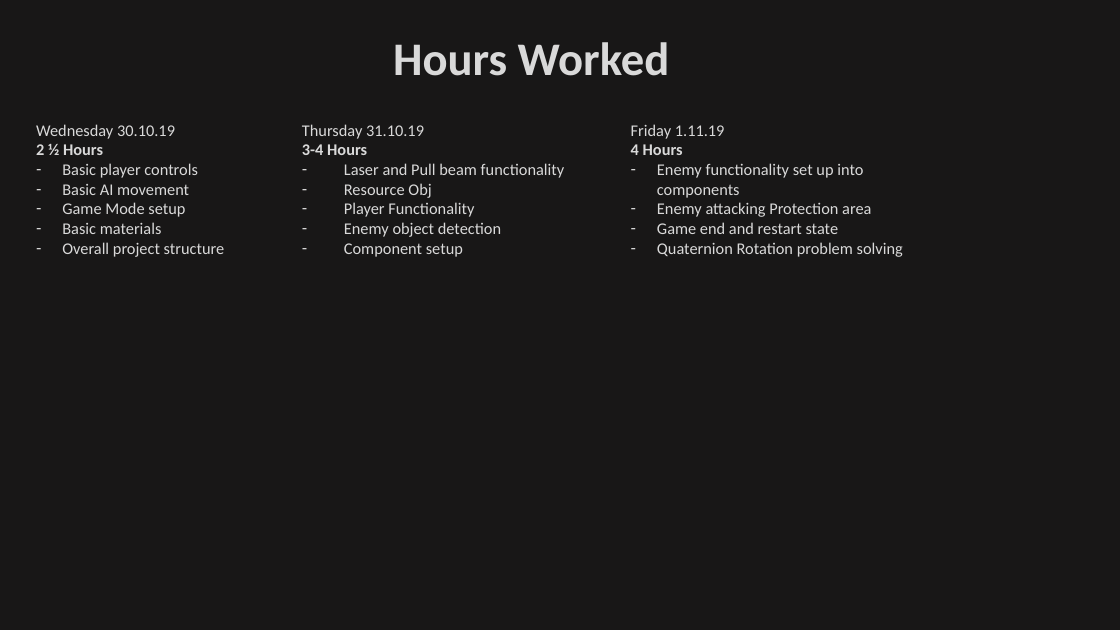
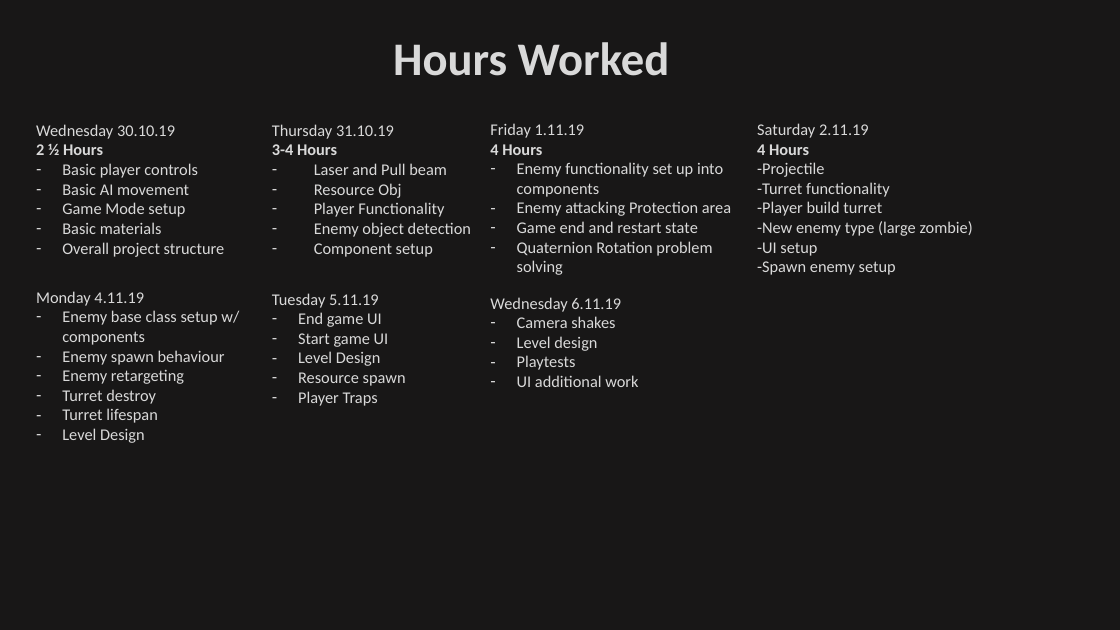
Before and after one commit to jabbawalden/AliensVsZombies, a slide deck: slide 2 of AliensVsZombieDocument.pptx. Drawn at 1120x630 pixels with LibreOffice and Linux fonts; fonts in the diff are those of the drawing. Boxes give left, top, right and bottom in pixels: in the first picture for what was removed or moved away, otherwise in the second. Text is boxed around its words. In the diff, an @@ line names an element or a change of style, - is before the commit and + after.

Commit message:
Zombie base class test. Document changes

```diff
--- a/AliensVsZombieDocument.pptx
+++ b/AliensVsZombieDocument.pptx
@@ text "Thursday 31.10.19" moved from (x1=302, y1=124, x2=565, y2=257) to (x1=272, y1=124, x2=471, y2=257) @@
@@ text "Friday 1.11.19" rewrapped from (x1=631, y1=124, x2=903, y2=257) to (x1=490, y1=123, x2=731, y2=275) @@
@@ text added at (x1=757, y1=123, x2=973, y2=275), 14 pt, text #D9D9D9 @@
+Saturday 2.11.19
+4 Hours
+-Projectile
+-Turret functionality
+-Player build turret
+-New enemy type (large zombie)
+-UI setup
+-Spawn enemy setup
@@ text at (x1=314, y1=163, x2=447, y2=175): text changed @@
-– Laser and Pull beam functionality
+– Laser and Pull beam
@@ text added at (x1=36, y1=291, x2=239, y2=443), 14 pt, text #D9D9D9 @@
+Monday 4.11.19
+– Enemy base class setup w/ components
+– Enemy spawn behaviour
+– Enemy retargeting
+– Turret destroy
+– Turret lifespan
+– Level Design
@@ text added at (x1=272, y1=293, x2=406, y2=406), 14 pt, text #D9D9D9 @@
+Tuesday 5.11.19
+– End game UI
+– Start game UI
+– Level Design
+– Resource spawn
+– Player Traps
@@ text added at (x1=490, y1=297, x2=638, y2=387), 14 pt, text #D9D9D9 @@
+Wednesday 6.11.19
+– Camera shakes
+– Level design
+– Playtests
+– UI additional work
```
Also in this commit, not shown: 5 other files.
